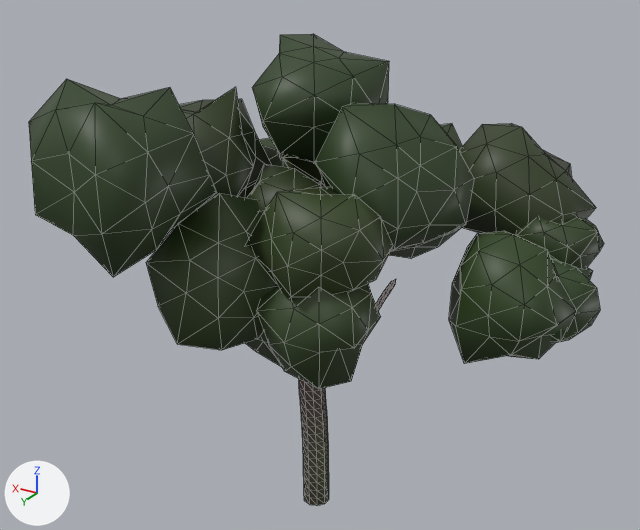
The glTF model Data/Buttertubs/Trees/SM_TreeFar_sycamore_2.glb as it was, and as the next commit left it.
One viewpoint serves both versions: a camera (50 mm lens) standing at (-12.25, 20.19, 17.16) and looking at (0.17, -0.51, 6.81). The lights are fixed; the arrows at lower left show +X, +Y and +Z. The first picture is the older version. Mesh edges are drawn as thin lines. Vertices at exactly the same position are counted once.

The first picture shows 'SM_TreeFar_sycamore_2'.
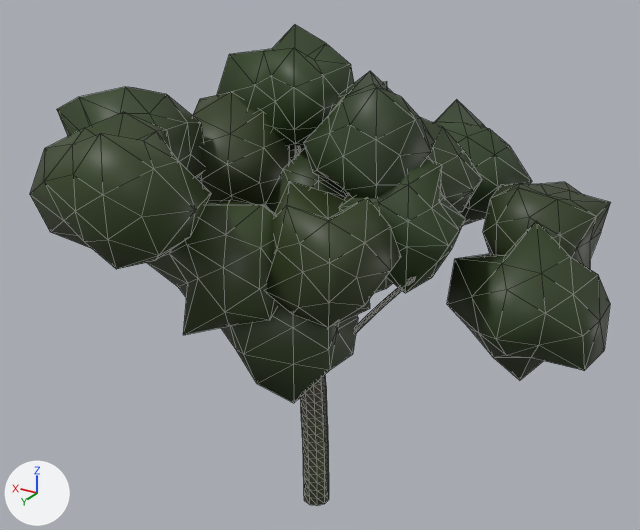
The edits, one by one:
me_sm_treefar_sycamore_2 is used by ob_sm_treefar_sycamore_2; location (0.0, 0.0, 0.0).
me_sm_treefar_sycamore_2 had 1515 vertices, 2850 faces and spanned x -7.5..5.3, y -8.3..6.8, z -1.2..13.2.
me_sm_treefar_sycamore_2 now has 1642 vertices, 3120 faces and spans x -7.6..6.0, y -8.5..7.0, z -1.2..13.4.
me_sm_treefar_sycamore_2 part 1: the loose piece of 42 vertices spanning x -6.9..-4.1, y -6.4..-3.4, z 5.5..8.4 is rebuilt with 42 vertices and now spans x -6.9..-3.5, y -6.6..-2.8, z 5.8..9.1.
me_sm_treefar_sycamore_2 part 2: the loose piece of 42 vertices spanning x -1.2..2.9, y -3.4..1.2, z 9.3..13.2 is rebuilt with 42 vertices and now spans x -0.3..3.3, y -2.7..0.6, z 10.0..13.4.
me_sm_treefar_sycamore_2 part 3: the loose piece of 42 vertices spanning x 0.7..4.6, y 2.7..6.8, z 8.5..12.9 is rebuilt with 42 vertices and now spans x -0.2..3.9, y 3.5..7.0, z 8.7..12.2.
me_sm_treefar_sycamore_2 part 4: the loose piece of 42 vertices spanning x -1.2..2.2, y -1.1..2.3, z 6.5..10.0 is rebuilt with 42 vertices and now spans x -1.2..1.9, y -2.4..0.9, z 6.5..10.6.
me_sm_treefar_sycamore_2 part 5: the loose piece of 42 vertices spanning x -7.1..-3.6, y -3.4..-0.1, z 4.8..8.5 is rebuilt with 42 vertices and now spans x -7.6..-3.4, y -5.3..-0.3, z 3.4..8.6.
me_sm_treefar_sycamore_2 part 6: the loose piece of 42 vertices spanning x 0.4..4.8, y -4.6..-0.1, z 6.2..10.3 is rebuilt with 42 vertices and now spans x 0.5..4.6, y -4.7..-0.5, z 5.7..10.0.
me_sm_treefar_sycamore_2 part 7: the loose piece of 42 vertices spanning x -4.0..0.3, y -2.7..1.6, z 7.5..11.9 is rebuilt with 42 vertices and now spans x -4.4..-0.7, y -2.2..1.3, z 7.0..10.7.
me_sm_treefar_sycamore_2 part 8: the loose piece of 42 vertices spanning x 1.3..5.3, y -0.9..3.1, z 8.0..12.2 is rebuilt with 42 vertices and now spans x 0.9..4.8, y -1.6..1.8, z 7.7..11.8.
me_sm_treefar_sycamore_2 part 9: the loose piece of 42 vertices spanning x -0.2..3.8, y -6.0..-1.9, z 4.6..8.9 is rebuilt with 42 vertices and now spans x -1.5..2.1, y -5.4..-1.9, z 4.5..8.2.
me_sm_treefar_sycamore_2 part 10: the loose piece of 42 vertices spanning x -2.9..0.3, y 0.1..3.6, z 4.8..8.3 is rebuilt with 42 vertices and now spans x -3.3..0.4, y 0.1..3.4, z 6.1..10.1.
me_sm_treefar_sycamore_2 part 11: the loose piece of 42 vertices spanning x -2.6..2.0, y -8.3..-4.3, z 4.9..9.3 is rebuilt with 42 vertices and now spans x -1.1..2.5, y -8.0..-4.4, z 5.1..8.5.
me_sm_treefar_sycamore_2 part 12: the loose piece of 42 vertices spanning x -0.6..3.7, y 0.7..4.7, z 5.7..9.7 is rebuilt with 42 vertices and now spans x -0.6..3.2, y 0.9..4.7, z 5.7..9.6.
me_sm_treefar_sycamore_2 part 13: the loose piece of 42 vertices spanning x -7.5..-4.1, y -4.6..-1.4, z 4.6..7.4 is deleted.
me_sm_treefar_sycamore_2 part 14: 3 vertices moved within x -0.1..0.4, y 0.0..0.4, z 4.4..5.7; 781 vertices removed from x -6.5..2.7, y -7.5..3.5, z 2.3..10.8; 1005 vertices added at x -4.1..6.0, y -8.5..5.4, z 2.4..12.5.
Other edits to the shape of me_sm_treefar_sycamore_2 do not show in these pictures.

Boxes (x1, y1, x2, y2) around the edits, measured in the pictures (640 x 530 px; the box of a moved part takes in the faces that stretch with it):
'SM_TreeFar_sycamore_2', reshaped: before (29, 34, 604, 506); after (30, 25, 611, 506)
part 1 of me_sm_treefar_sycamore_2, rebuilt: before (516, 216, 604, 268); after (483, 182, 611, 269)
part 2 of me_sm_treefar_sycamore_2, rebuilt: before (252, 34, 389, 164); after (217, 25, 354, 151)
part 3 of me_sm_treefar_sycamore_2, rebuilt (21% shorter): before (29, 79, 217, 277); after (30, 112, 211, 269)
part 4 of me_sm_treefar_sycamore_2, rebuilt: before (247, 164, 325, 215); after (265, 148, 348, 213)
part 5 of me_sm_treefar_sycamore_2, rebuilt (28% wider, 19% taller): before (449, 231, 576, 364); after (447, 221, 610, 380)
part 6 of me_sm_treefar_sycamore_2, rebuilt (mostly hidden afterwards): before (245, 138, 288, 198); after (288, 149, 303, 164)
part 7 of me_sm_treefar_sycamore_2, rebuilt (21% narrower, 9% shorter): before (314, 103, 474, 250); after (339, 159, 465, 293)
part 8 of me_sm_treefar_sycamore_2, rebuilt: before (179, 87, 271, 211); after (193, 92, 289, 206)
part 9 of me_sm_treefar_sycamore_2, rebuilt (not visible before): after (374, 277, 393, 293)
part 10 of me_sm_treefar_sycamore_2, rebuilt: before (256, 284, 381, 389); after (267, 181, 401, 328)
part 11 of me_sm_treefar_sycamore_2, rebuilt (not visible afterwards): before (389, 227, 461, 259)
part 12 of me_sm_treefar_sycamore_2, rebuilt: before (146, 193, 276, 350); after (147, 200, 278, 335)
part 13 of me_sm_treefar_sycamore_2, deleted: before (549, 255, 600, 343)
part 14 of me_sm_treefar_sycamore_2, moved or reshaped: before (245, 123, 596, 418); after (57, 71, 532, 418)
